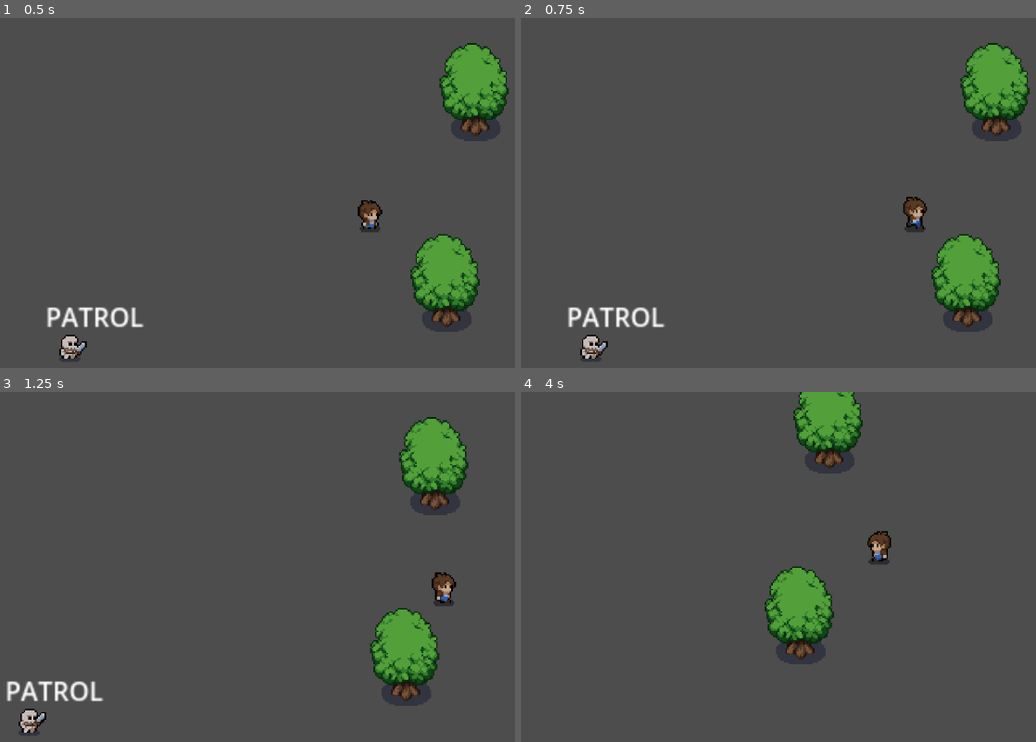
Above: before the commit, frames 1-4 (two rows, left to right).
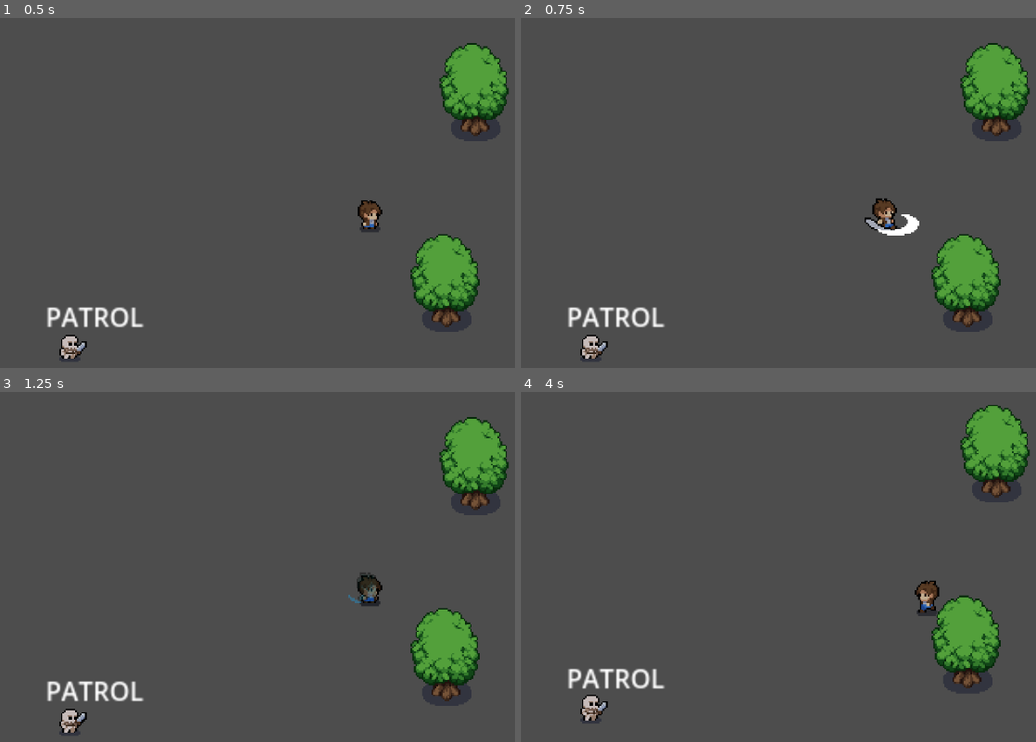
Above: after the commit, the same moments.

Repository: jg-rockesheller/mystic-woods
Game: Godot game, scene res://world.tscn
Two runs of this game, one before a commit and one after it. Both use one fixed random seed, a clock stepped at 60 frames per second and the inputs below.
Inputs:
- Up to frame 1 (0.5 s): no input
- Up to frame 2 (0.75 s): hold D (Move Right) from 0.53 s (still down); hold J (attack) from 0.53 s (still down)
- Up to frame 3 (1.25 s): keep holding D (Move Right); keep holding J (attack); tap Space (dash) at 0.8 s
- Up to frame 4 (4 s): release D (Move Right) at 1.28 s; release J (attack) at 1.28 s; hold S (Move Down) 1.28-2.03 s; tap Space (dash) at 1.35, 2.3, 2.85, 3.8 s; tap J (attack) at 1.55, 3.05 s; hold D (Move Right) 2.03-2.78 s; hold J (attack) 2.03-2.78 s; hold W (Move Up) 2.78-3.53 s; hold A (Move Left) from 3.53 s (still down); hold J (attack) from 3.53 s (still down)

Frame 1 is identical in both runs. In frame 2, 0.9% of the frame differs, in the area x 66-79%, y 51-63%; in frame 3, 11%; in frame 4, 13%, in the area x 9-99%, y 0-95%.

Commit message:
added player afterimage stunning enemies and also enemies taking damage / dying

Diff:
--- /dev/null
+++ b/afterimage.gd
@@ -0,0 +1,24 @@
+extends Area2D
+class_name afterimage
+
+
+@export var player: Node2D
+
+
+func create(playerNode: Node2D, frame: int) -> void:
+	player = playerNode
+	position = player.position
+	transform.x.x = player.transform.x.x
+	$Sprite2D.frame = frame
+	await $AnimationPlayer.animation_finished
+	queue_free()
+
+
+# stun enemy if they hit the afterimage
+func _on_area_entered(area: Area2D) -> void:
+	if not area.is_in_group("Enemy Hitbox"): return
+	var skeleton = area.get_parent()
+	$AnimationPlayer.play("Hit")
+	skeleton.state = skeleton.States.STUN
+	await $AnimationPlayer.animation_finished
+	queue_free()
--- /dev/null
+++ b/afterimage.tscn
@@ -0,0 +1,84 @@
+[gd_scene load_steps=8 format=3 uid="uid://8mdq448j0if4"]
+
+[ext_resource type="Texture2D" uid="uid://b1wv47bt7058w" path="res://mystic_woods_assets/sprites/characters/player.png" id="1_bckmj"]
+[ext_resource type="Script" path="res://afterimage.gd" id="1_svfwg"]
+
+[sub_resource type="Animation" id="Animation_j6nru"]
+resource_name = "Fade"
+tracks/0/type = "value"
+tracks/0/imported = false
+tracks/0/enabled = true
+tracks/0/path = NodePath("Sprite2D:modulate")
+tracks/0/interp = 1
+tracks/0/loop_wrap = true
+tracks/0/keys = {
+"times": PackedFloat32Array(0, 1),
+"transitions": PackedFloat32Array(1, 1),
+"update": 0,
+"values": [Color(0.109804, 0.635294, 0.913725, 0.639216), Color(0.109804, 0.635294, 0.913725, 0)]
+}
+
+[sub_resource type="Animation" id="Animation_p2xcf"]
+resource_name = "Hit"
+length = 0.5
+step = 0.25
+tracks/0/type = "value"
+tracks/0/imported = false
+tracks/0/enabled = true
+tracks/0/path = NodePath("Sprite2D:modulate")
+tracks/0/interp = 1
+tracks/0/loop_wrap = true
+tracks/0/keys = {
+"times": PackedFloat32Array(0, 0.5),
+"transitions": PackedFloat32Array(1, 1),
+"update": 0,
+"values": [Color(0.0134983, 0.0812241, 0.241161, 0.639216), Color(0.0117647, 0.0823529, 0.239216, 0)]
+}
+
+[sub_resource type="Animation" id="Animation_bjg8x"]
+length = 0.001
+tracks/0/type = "value"
+tracks/0/imported = false
+tracks/0/enabled = true
+tracks/0/path = NodePath("Sprite2D:modulate")
+tracks/0/interp = 1
+tracks/0/loop_wrap = true
+tracks/0/keys = {
+"times": PackedFloat32Array(0),
+"transitions": PackedFloat32Array(1),
+"update": 0,
+"values": [Color(0.109804, 0.635294, 0.913725, 0.345098)]
+}
+
+[sub_resource type="AnimationLibrary" id="AnimationLibrary_ult3v"]
+_data = {
+"Fade": SubResource("Animation_j6nru"),
+"Hit": SubResource("Animation_p2xcf"),
+"RESET": SubResource("Animation_bjg8x")
+}
+
+[sub_resource type="RectangleShape2D" id="RectangleShape2D_41mcb"]
+size = Vector2(12, 17)
+
+[node name="Afterimage" type="Area2D"]
+script = ExtResource("1_svfwg")
+
+[node name="Sprite2D" type="Sprite2D" parent="."]
+modulate = Color(0.109804, 0.635294, 0.913725, 0.345098)
+texture_filter = 1
+texture = ExtResource("1_bckmj")
+offset = Vector2(-0.5, -15)
+hframes = 6
+vframes = 10
+
+[node name="AnimationPlayer" type="AnimationPlayer" parent="."]
+libraries = {
+"": SubResource("AnimationLibrary_ult3v")
+}
+autoplay = "Fade"
+
+[node name="CollisionShape2D" type="CollisionShape2D" parent="."]
+position = Vector2(0, -7.5)
+shape = SubResource("RectangleShape2D_41mcb")
+
+[connection signal="area_entered" from="." to="." method="_on_area_entered"]
--- a/player.gd
+++ b/player.gd
@@ -1,27 +1,51 @@
 extends CharacterBody2D
 class_name Player
 
+
+@export var health: int = 3
 @export var run_speed: int = 75
+@export var afterimage_scene: PackedScene = preload("res://afterimage.tscn")
+@export var dashes: float = 3 # TODO: implement recharging dashes
 
-func _physics_process(_delta: float) -> void:
+
+func _physics_process(delta: float) -> void:
+	if $AnimationPlayer.current_animation == "Attack": return
+	print(dashes)
+	if dashes >= 3: dashes = 3
+	else: dashes += 0.075 * delta
+
 	var dir = Input.get_vector("Move Left", "Move Right", "Move Up", "Move Down")
 	velocity = dir * run_speed
 	move_and_slide()
 
-	if Input.is_action_just_pressed("dash"):
-		dash()
-	elif Input.is_action_pressed("attack"):
-		print("attack")
-		# TODO: implement, add cooldowns
+	if velocity.x != 0: transform.x.x = sign(velocity.x)
 
-	if velocity.x != 0:
-		$Sprite2D.flip_h = velocity.x < 0
+	if velocity.length() > 0: $AnimationPlayer.play("Running")
+	else: $AnimationPlayer.play("Idle")
 
-	if velocity.length() > 0:
-		$AnimationPlayer.play("Running")
-	else:
-		$AnimationPlayer.play("Idle")
+
+func _input(event: InputEvent) -> void:
+	if event.is_action_pressed("dash"): dash()
+	elif event.is_action_pressed("attack"): attack()
+
 
 func dash() -> void:
+	if dashes < 1: return
+
+	var spawned_afterimage = afterimage_scene.instantiate()
+	get_tree().root.add_child(spawned_afterimage)
+	spawned_afterimage.create(self, $Sprite2D.frame)
+
 	position += velocity * 0.25
-	# TODO: cooldowns, afterimages that if the enemy attacks will stun them
+
+	dashes -= 1
+
+	# TODO: cooldowns
+
+
+func attack() -> void: $AnimationPlayer.play("Attack")
+
+
+func _on_hurtbox_area_entered(area: Area2D) -> void:
+	if not area.is_in_group("Enemy Hitbox"): return
+	pass # Replace with function body.
--- a/player.tscn
+++ b/player.tscn
@@ -33,6 +33,30 @@
 "update": 1,
 "values": [0]
 }
+tracks/1/type = "value"
+tracks/1/imported = false
+tracks/1/enabled = true
+tracks/1/path = NodePath("Hitbox/CollisionShape2D:disabled")
+tracks/1/interp = 1
+tracks/1/loop_wrap = true
+tracks/1/keys = {
+"times": PackedFloat32Array(0),
+"transitions": PackedFloat32Array(1),
+"update": 1,
+"values": [true]
+}
+tracks/2/type = "value"
+tracks/2/imported = false
+tracks/2/enabled = true
+tracks/2/path = NodePath("Sprite2D:modulate")
+tracks/2/interp = 1
+tracks/2/loop_wrap = true
+tracks/2/keys = {
+"times": PackedFloat32Array(0),
+"transitions": PackedFloat32Array(1),
+"update": 0,
+"values": [Color(1, 1, 1, 1)]
+}
 
 [sub_resource type="Animation" id="Animation_bc3yi"]
 resource_name = "Running"
@@ -51,8 +75,50 @@
 "values": [24, 29]
 }
 
+[sub_resource type="Animation" id="Animation_0dtc3"]
+resource_name = "Attack"
+length = 0.8
+step = 0.01
+tracks/0/type = "value"
+tracks/0/imported = false
+tracks/0/enabled = true
+tracks/0/path = NodePath("Sprite2D:frame")
+tracks/0/interp = 1
+tracks/0/loop_wrap = true
+tracks/0/keys = {
+"times": PackedFloat32Array(0, 0.4),
+"transitions": PackedFloat32Array(1, 1),
+"update": 0,
+"values": [42, 45]
+}
+tracks/1/type = "value"
+tracks/1/imported = false
+tracks/1/enabled = true
+tracks/1/path = NodePath("Hitbox/CollisionShape2D:disabled")
+tracks/1/interp = 1
+tracks/1/loop_wrap = true
+tracks/1/keys = {
+"times": PackedFloat32Array(0, 0.07, 0.2, 0.21),
+"transitions": PackedFloat32Array(1, 1, 1, 1),
+"update": 1,
+"values": [true, false, false, true]
+}
+tracks/2/type = "value"
+tracks/2/imported = false
+tracks/2/enabled = true
+tracks/2/path = NodePath("Sprite2D:modulate")
+tracks/2/interp = 1
+tracks/2/loop_wrap = true
+tracks/2/keys = {
+"times": PackedFloat32Array(0, 0.39, 0.4, 0.8),
+"transitions": PackedFloat32Array(1, 1, 1, 1),
+"update": 0,
+"values": [Color(1, 1, 1, 1), Color(1, 1, 1, 1), Color(0.241156, 0.241156, 0.241156, 1), Color(1, 1, 1, 1)]
+}
+
 [sub_resource type="AnimationLibrary" id="AnimationLibrary_40l46"]
 _data = {
+"Attack": SubResource("Animation_0dtc3"),
 "Idle": SubResource("Animation_qlr8c"),
 "RESET": SubResource("Animation_dtruf"),
 "Running": SubResource("Animation_bc3yi")
@@ -60,6 +126,12 @@
 
 [sub_resource type="RectangleShape2D" id="RectangleShape2D_gwllh"]
 size = Vector2(8, 4)
+
+[sub_resource type="RectangleShape2D" id="RectangleShape2D_v0w6e"]
+size = Vector2(27, 21)
+
+[sub_resource type="RectangleShape2D" id="RectangleShape2D_xhwrn"]
+size = Vector2(8, 14)
 
 [node name="Player" type="CharacterBody2D"]
 collision_layer = 2
@@ -87,3 +159,20 @@
 [node name="CollisionShape2D" type="CollisionShape2D" parent="."]
 position = Vector2(0, -1)
 shape = SubResource("RectangleShape2D_gwllh")
+
+[node name="Hitbox" type="Area2D" parent="." groups=["Player Hitbox"]]
+
+[node name="CollisionShape2D" type="CollisionShape2D" parent="Hitbox"]
+position = Vector2(9.5, -1.5)
+shape = SubResource("RectangleShape2D_v0w6e")
+disabled = true
+
+[node name="Hurtbox" type="Area2D" parent="."]
+
+[node name="CollisionShape2D" type="CollisionShape2D" parent="Hurtbox"]
+position = Vector2(0, -6)
+shape = SubResource("RectangleShape2D_xhwrn")
+
+[node name="InvincibilityTimer" type="Timer" parent="."]
+
+[connection signal="area_entered" from="Hurtbox" to="." method="_on_hurtbox_area_entered"]
--- a/project.godot
+++ b/project.godot
@@ -18,6 +18,8 @@
 [global_group]
 
 "Transparent When Behind"="Turns the parent transparent when the player is behind this area."
+"Enemy Hitbox"=""
+"Player Hitbox"=""
 
 [input]
 
--- a/skeleton.gd
+++ b/skeleton.gd
@@ -1,3 +1,5 @@
+# TODO: implement stunned enemies
+
 extends CharacterBody2D
 class_name Skeleton
 
@@ -6,11 +8,12 @@
 var health: int = 3
 
 @export var walk_speed: int = 50
-enum States {PATROL, CHASE, ATTACK, HURT, DEAD}
-var state: States = States.PATROL
+enum States {PATROL, CHASE, ATTACK, STUN, HURT, DEAD}
+@export var state: States = States.PATROL
+@export var gave_reward: bool = false
 
-@export var patrol_route: Array[Vector2] = []
 @export var alert: bool = false
+@export var stunned: bool = false
 
 
 func _physics_process(_delta: float) -> void:
@@ -18,6 +21,59 @@
 	move_and_slide()
 
 
+func choose_action() -> void:
+	$Label.text = States.keys()[state]
+	if state not in [States.STUN, States.HURT, States.DEAD] and ($AnimationPlayer.current_animation in ["Attack", "Hurt", "Dead"] or stunned): return
+
+	match state:
+		States.PATROL:
+			$AnimationPlayer.play("Idle")
+			velocity = Vector2.ZERO
+			patrol()
+
+		States.CHASE:
+			if self.global_position.distance_to(player.global_position) >= 275:
+				alert = false
+				$AlertTimer.stop()
+				state = States.PATROL
+
+			$AnimationPlayer.play("Running")
+			velocity = position.direction_to(player.position) * walk_speed
+			if velocity.x != 0:
+				transform.x.x = sign(velocity.x)
+
+		States.ATTACK:
+			velocity = Vector2.ZERO
+			transform.x.x = sign(player.position.x - position.x)
+			$AnimationPlayer.play("Attack")
+
+		States.HURT:
+			$AnimationPlayer.play("Hurt")
+			velocity = (-1) * global_position.direction_to(player.global_position) * 35
+			await $AnimationPlayer.animation_finished
+			if health <= 0: state = States.DEAD
+			else: state = States.CHASE
+
+		States.DEAD:
+			if $AnimationPlayer.current_animation == "Hurt": await $AnimationPlayer.animation_finished
+			if not gave_reward:
+				player.dashes += 1
+				gave_reward = true
+			$Hurtbox/CollisionShape2D.disabled = true
+			velocity *= 0
+			$AnimationPlayer.play("Dead")
+			await $AnimationPlayer.animation_finished
+			queue_free()
+
+		States.STUN:
+			stunned = true
+			$AnimationPlayer.play("Stunned")
+			await $AnimationPlayer.animation_finished
+
+	if state != States.PATROL: stop_patrol()
+
+
+# player enters/exits attack area
 func _on_attack_area_body_entered(_body: Node2D) -> void:
 	state = States.ATTACK
 
@@ -26,6 +82,7 @@
 	state = States.CHASE
 
 
+# player enters/exits chase area
 func _on_chase_area_body_entered(body: Node2D) -> void:
 	player = body
 	if state != States.ATTACK: state = States.CHASE
@@ -37,35 +94,10 @@
 	if alert == false: state = States.PATROL
 
 
-func choose_action() -> void:
-	$Label.text = States.keys()[state]
-	print(States.keys()[state])
-	if $AnimationPlayer.current_animation != "Attack":
-		match state:
-			States.PATROL:
-				$AnimationPlayer.play("Idle")
-				velocity = Vector2.ZERO
-				patrol()
-			States.CHASE:
-				if self.global_position.distance_to(player.global_position) >= 275:
-					alert = false
-					$AlertTimer.stop()
-					state = States.PATROL
-
-				$AnimationPlayer.play("Running")
-				velocity = position.direction_to(player.position) * walk_speed
-				if velocity.x != 0:
-					transform.x.x = sign(velocity.x)
-			States.ATTACK:
-				velocity = Vector2.ZERO
-				transform.x.x = sign(player.position.x - position.x)
-				$AnimationPlayer.play("Attack")
-	if state != States.PATROL: stop_patrol()
-
-
+# alert functions
 func patrol() -> void:
 	$ChaseArea/CollisionShape2D.position = Vector2(82.5, -10)
-	# TODO: go on patrols
+	# TODO: go on patrols using path2d
 
 
 func stop_patrol() -> void:
@@ -75,4 +107,14 @@
 
 func _on_alert_timer_timeout() -> void:
 	alert = false
-	print("timeout")
+
+
+# is attacked by player
+func _on_hurtbox_area_entered(area: Area2D) -> void:
+	if not area.is_in_group("Player Hitbox"): return
+	if not player: player = area.get_tree().get_root().get_node("World/Player")
+
+	var dmg = 1
+	if state in [States.PATROL, States.STUN]: dmg = 4
+	health -= dmg
+	state = States.HURT
--- a/skeleton.tscn
+++ b/skeleton.tscn
@@ -21,14 +21,14 @@
 tracks/1/type = "value"
 tracks/1/imported = false
 tracks/1/enabled = true
-tracks/1/path = NodePath("Hurtbox/CollisionShape2D:disabled")
-tracks/1/interp = 1
-tracks/1/loop_wrap = true
-tracks/1/keys = {
-"times": PackedFloat32Array(0, 0.333333, 0.366667, 0.4),
-"transitions": PackedFloat32Array(1, 1, 1, 1),
+tracks/1/path = NodePath("Hitbox/CollisionShape2D:disabled")
+tracks/1/interp = 1
+tracks/1/loop_wrap = true
+tracks/1/keys = {
+"times": PackedFloat32Array(0, 0.333333, 0.366667),
+"transitions": PackedFloat32Array(1, 1, 1),
 "update": 1,
-"values": [false, true, false, false]
+"values": [true, false, true]
 }
 
 [sub_resource type="Animation" id="Animation_rpay8"]
@@ -74,16 +74,28 @@
 tracks/0/keys = {
 "times": PackedFloat32Array(0),
 "transitions": PackedFloat32Array(1),
-"update": 1,
+"update": 0,
 "values": [0]
 }
 tracks/1/type = "value"
 tracks/1/imported = false
 tracks/1/enabled = true
-tracks/1/path = NodePath("Hurtbox/CollisionShape2D:disabled")
-tracks/1/interp = 1
-tracks/1/loop_wrap = true
-tracks/1/keys = {
+tracks/1/path = NodePath("Sprite2D:modulate")
+tracks/1/interp = 1
+tracks/1/loop_wrap = true
+tracks/1/keys = {
+"times": PackedFloat32Array(0),
+"transitions": PackedFloat32Array(1),
+"update": 0,
+"values": [Color(1, 1, 1, 1)]
+}
+tracks/2/type = "value"
+tracks/2/imported = false
+tracks/2/enabled = true
+tracks/2/path = NodePath("Hitbox/CollisionShape2D:disabled")
+tracks/2/interp = 1
+tracks/2/loop_wrap = true
+tracks/2/keys = {
 "times": PackedFloat32Array(0),
 "transitions": PackedFloat32Array(1),
 "update": 1,
@@ -107,13 +119,100 @@
 "values": [5, 11]
 }
 
+[sub_resource type="Animation" id="Animation_xv1ao"]
+resource_name = "Hurt"
+length = 0.4
+tracks/0/type = "value"
+tracks/0/imported = false
+tracks/0/enabled = true
+tracks/0/path = NodePath("Sprite2D:modulate")
+tracks/0/interp = 1
+tracks/0/loop_wrap = true
+tracks/0/keys = {
+"times": PackedFloat32Array(0, 0.2, 0.4),
+"transitions": PackedFloat32Array(1, 1, 1),
+"update": 0,
+"values": [Color(0.569246, 0.105539, 0.0994975, 1), Color(0.569246, 0.105539, 0.0994975, 1), Color(1, 1, 1, 1)]
+}
+tracks/1/type = "value"
+tracks/1/imported = false
+tracks/1/enabled = true
+tracks/1/path = NodePath("Sprite2D:frame")
+tracks/1/interp = 1
+tracks/1/loop_wrap = true
+tracks/1/keys = {
+"times": PackedFloat32Array(0, 0.2),
+"transitions": PackedFloat32Array(1, 1),
+"update": 0,
+"values": [18, 20]
+}
+
+[sub_resource type="Animation" id="Animation_6i7la"]
+resource_name = "Dead"
+length = 5.0
+step = 0.01
+tracks/0/type = "value"
+tracks/0/imported = false
+tracks/0/enabled = true
+tracks/0/path = NodePath("Sprite2D:modulate")
+tracks/0/interp = 1
+tracks/0/loop_wrap = true
+tracks/0/keys = {
+"times": PackedFloat32Array(0, 1.01, 5),
+"transitions": PackedFloat32Array(1, 1, 1),
+"update": 0,
+"values": [Color(1, 1, 1, 1), Color(1, 1, 1, 1), Color(1, 1, 1, 0)]
+}
+tracks/1/type = "value"
+tracks/1/imported = false
+tracks/1/enabled = true
+tracks/1/path = NodePath("Sprite2D:frame")
+tracks/1/interp = 1
+tracks/1/loop_wrap = true
+tracks/1/keys = {
+"times": PackedFloat32Array(0, 1.01),
+"transitions": PackedFloat32Array(1, 1),
+"update": 0,
+"values": [24, 28]
+}
+
+[sub_resource type="Animation" id="Animation_w2juy"]
+resource_name = "Stunned"
+tracks/0/type = "value"
+tracks/0/imported = false
+tracks/0/enabled = true
+tracks/0/path = NodePath("Sprite2D:frame")
+tracks/0/interp = 1
+tracks/0/loop_wrap = true
+tracks/0/keys = {
+"times": PackedFloat32Array(0),
+"transitions": PackedFloat32Array(1),
+"update": 0,
+"values": [12]
+}
+tracks/1/type = "value"
+tracks/1/imported = false
+tracks/1/enabled = true
+tracks/1/path = NodePath("Sprite2D:modulate")
+tracks/1/interp = 1
+tracks/1/loop_wrap = true
+tracks/1/keys = {
+"times": PackedFloat32Array(0),
+"transitions": PackedFloat32Array(1),
+"update": 0,
+"values": [Color(0.450648, 0.450648, 0.450648, 1)]
+}
+
 [sub_resource type="AnimationLibrary" id="AnimationLibrary_pvktf"]
 _data = {
 "Attack": SubResource("Animation_ys34i"),
+"Dead": SubResource("Animation_6i7la"),
 "Death": SubResource("Animation_rpay8"),
+"Hurt": SubResource("Animation_xv1ao"),
 "Idle": SubResource("Animation_xgf4y"),
 "RESET": SubResource("Animation_51j77"),
-"Running": SubResource("Animation_dpke8")
+"Running": SubResource("Animation_dpke8"),
+"Stunned": SubResource("Animation_w2juy")
 }
 
 [sub_resource type="RectangleShape2D" id="RectangleShape2D_d20j5"]
@@ -123,10 +222,13 @@
 radius = 88.0227
 
 [sub_resource type="CircleShape2D" id="CircleShape2D_my0gy"]
-radius = 12.0
+radius = 10.0499
 
 [sub_resource type="RectangleShape2D" id="RectangleShape2D_p63da"]
-size = Vector2(17, 34)
+size = Vector2(24.5, 35)
+
+[sub_resource type="RectangleShape2D" id="RectangleShape2D_mogs6"]
+size = Vector2(14, 16)
 
 [node name="Skeleton" type="CharacterBody2D"]
 collision_layer = 4
@@ -169,14 +271,20 @@
 collision_mask = 2
 
 [node name="CollisionShape2D" type="CollisionShape2D" parent="AttackArea"]
-position = Vector2(16, -7)
+position = Vector2(14, -7)
 shape = SubResource("CircleShape2D_my0gy")
 
+[node name="Hitbox" type="Area2D" parent="." groups=["Enemy Hitbox"]]
+
+[node name="CollisionShape2D" type="CollisionShape2D" parent="Hitbox" groups=["Enemy Hitbox"]]
+position = Vector2(13.75, -10.5)
+shape = SubResource("RectangleShape2D_p63da")
+
 [node name="Hurtbox" type="Area2D" parent="."]
 
 [node name="CollisionShape2D" type="CollisionShape2D" parent="Hurtbox"]
-position = Vector2(18, -9)
-shape = SubResource("RectangleShape2D_p63da")
+position = Vector2(0, -8)
+shape = SubResource("RectangleShape2D_mogs6")
 
 [node name="AlertTimer" type="Timer" parent="."]
 wait_time = 30.0
@@ -186,4 +294,5 @@
 [connection signal="body_exited" from="ChaseArea" to="." method="_on_chase_area_body_exited"]
 [connection signal="body_entered" from="AttackArea" to="." method="_on_attack_area_body_entered"]
 [connection signal="body_exited" from="AttackArea" to="." method="_on_attack_area_body_exited"]
+[connection signal="area_entered" from="Hurtbox" to="." method="_on_hurtbox_area_entered"]
 [connection signal="timeout" from="AlertTimer" to="." method="_on_alert_timer_timeout"]
Not shown: 1 places in player.tscn that only renumber resources
Not shown: 1 places in skeleton.tscn that only renumber resources
